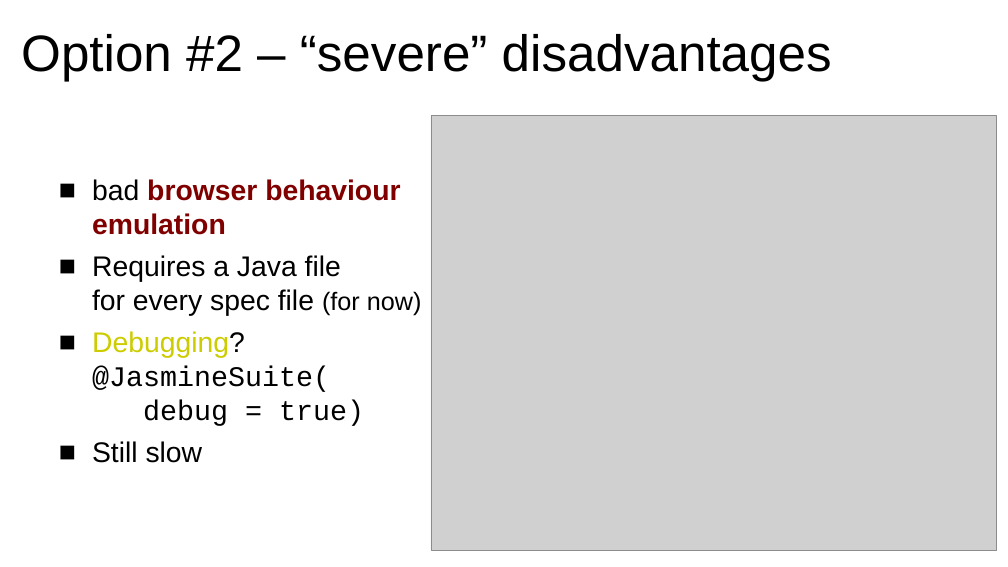
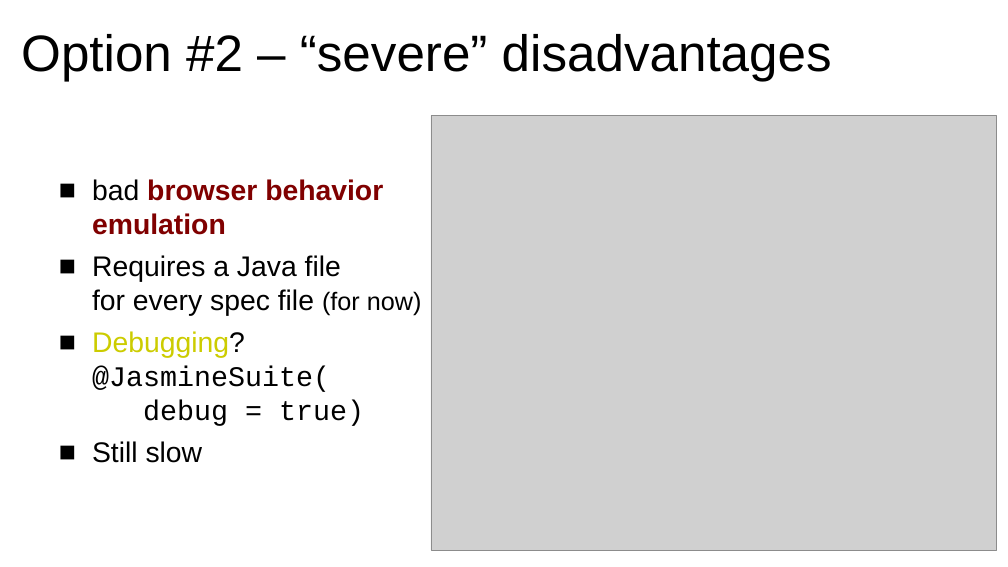
Before and after one commit to jefklak/jstesting-integration, a slide deck: slide 27 of presentation_final.odp (slide 28 before the commit). Drawn at 1008x567 pixels with LibreOffice and Linux fonts; fonts in the diff are those of the drawing; grey boxes stand for pictures; background and template pictures are left out. Boxes give left, top, right and bottom in pixels: in the first picture for what was removed or moved away, otherwise in the second. Text is boxed around its words. In the diff, an @@ line names an element or a change of style, - is before the commit and + after.

```diff
--- a/presentation_final.odp
+++ b/presentation_final.odp
@@ text at box(92, 179, 383, 235): text changed @@
-■ bad browser behaviour
-  emulation
+■ bad browser behavior
+  emulation
```
Also in this commit, not shown: 9 other slides changed, 1 slide removed.
